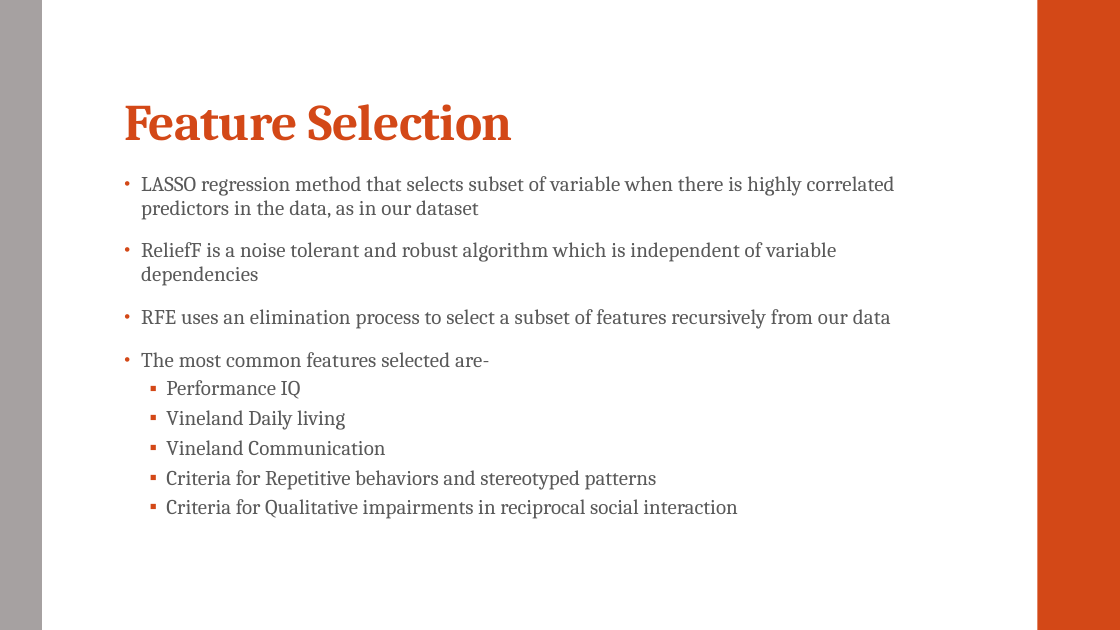
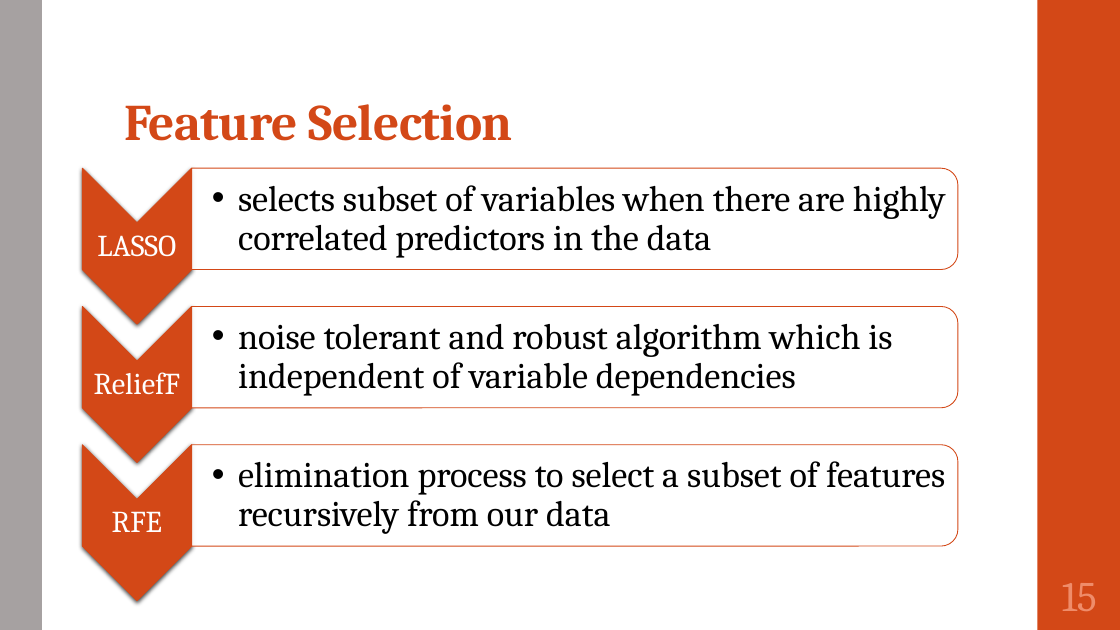
Before and after one commit to SirichandanaSambatur/CADDC, a slide deck: slide 15 of FinalReport.pptx (slide 14 before the commit). Drawn at 1120x630 pixels with LibreOffice and Linux fonts; fonts in the diff are those of the drawing. Boxes give left, top, right and bottom in pixels: in the first picture for what was removed or moved away, otherwise in the second. Text is boxed around its words. In the diff, an @@ line names an element or a change of style, - is before the commit and + after.

```diff
--- a/FinalReport.pptx
+++ b/FinalReport.pptx
@@ text removed at [141,176,895,519] @@
-• LASSO regression method that selects subset of variable when there is highly correlated predictors in the data, as in our dataset
-• ReliefF is a noise tolerant and robust algorithm which is independent of variable dependencies
-• RFE uses an elimination process to select a subset of features recursively from our data
-• The most common features selected are-
-  ▪ Performance IQ
-  ▪ Vineland Daily living
-  ▪ Vineland Communication
-  ▪ Criteria for Repetitive behaviors and stereotyped patterns
-  ▪ Criteria for Qualitative impairments in reciprocal social interaction
@@ group added at [82,168,958,601]: 6 texts, 3 chevrons, 3 round same rects @@
+LASSO
+  •• selects subset of variables when there are highly correlated predictors in the data
+ReliefF
+  •• noise tolerant and robust algorithm which is independent of variable dependencies
+RFE
+  •• elimination process to select a subset of features recursively from our data
@@ page number added at [1062,583,1097,611], 36 pt, text #EF8C6A @@
+15
```
Also in this commit, not shown: 23 other slides changed, 10 slides added, 14 slides removed, 1 other file.
